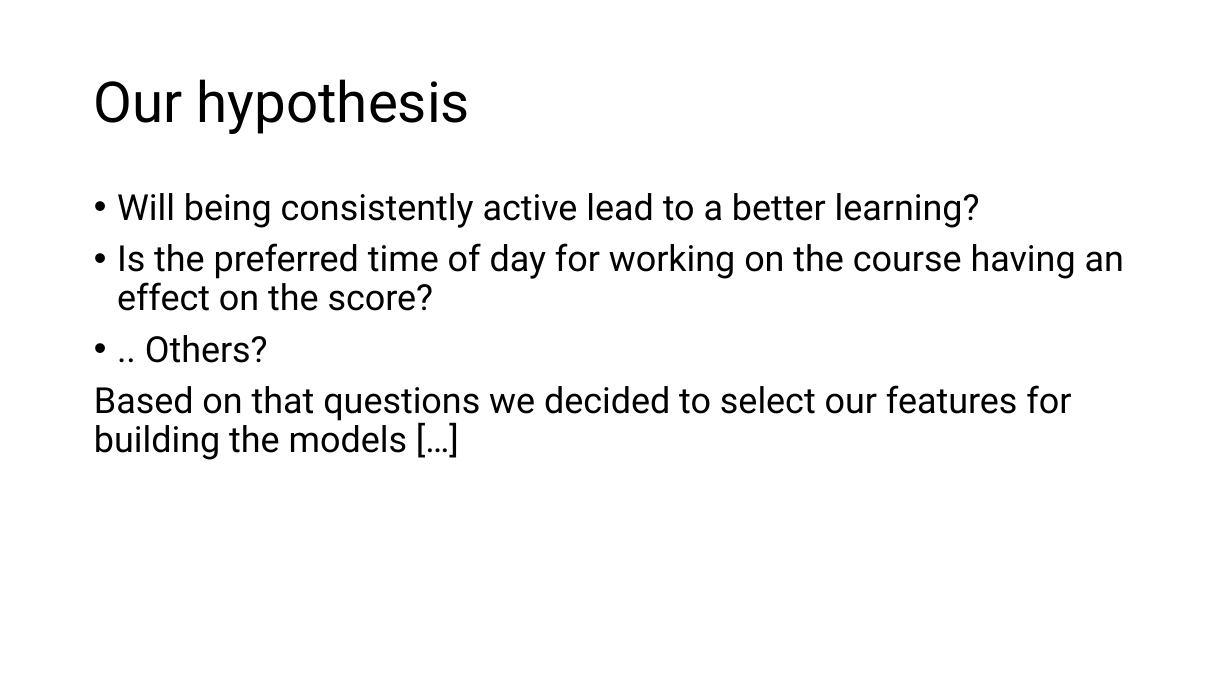
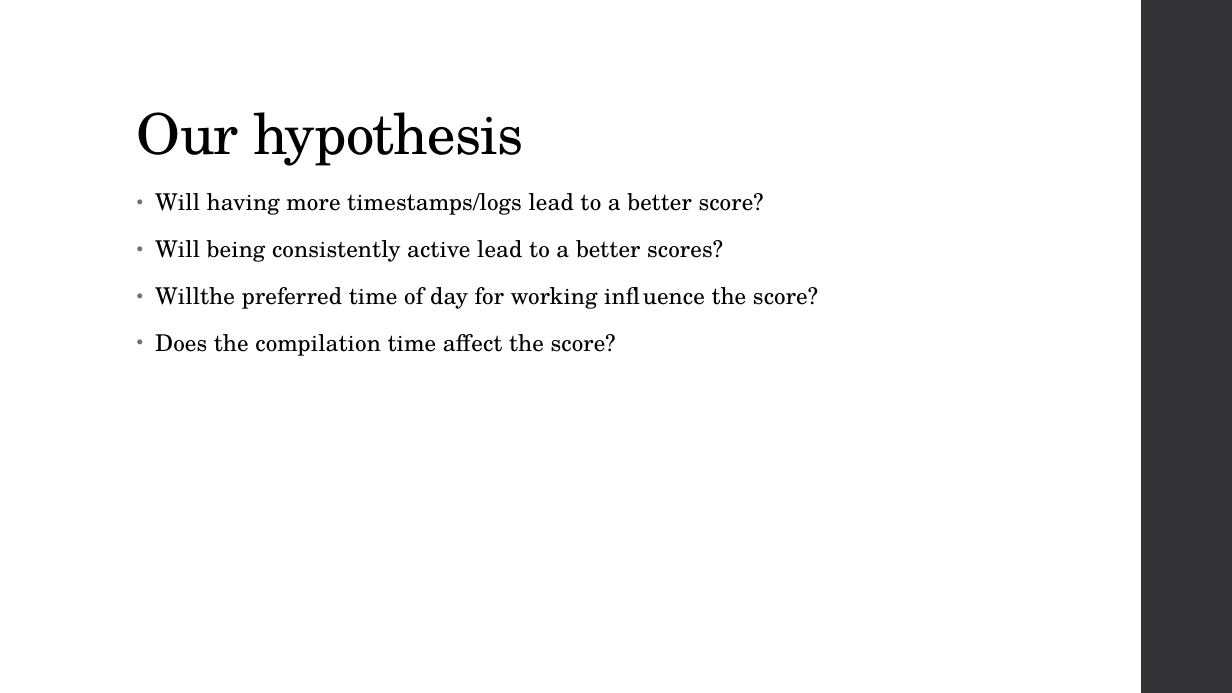
Before and after one commit to fskgiulia/JYUEF01, a slide deck: slide 3 of edm-project.pptx (slide 4 before the commit). Drawn at 1232x693 pixels with LibreOffice and Linux fonts; fonts in the diff are those of the drawing. Boxes give left, top, right and bottom in pixels: in the first picture for what was removed or moved away, otherwise in the second. Text is boxed around its words. In the diff, an @@ line names an element or a change of style, - is before the commit and + after.

```diff
--- a/edm-project.pptx
+++ b/edm-project.pptx
@@ rectangle added at [1141, 0, 1232, 693], fill #353537 @@
@@ title "Our hypothesis": place and size @@
-title "Our hypothesis" at [94, 79, 470, 134]
+title "Our hypothesis" at [137, 112, 524, 166]
@@ title "Our hypothesis" at [137, 112, 524, 166]: font Roboto to TeX Gyre Schola, letter spacing 0 to -0.5 pt; vertical alignment middle to bottom @@
@@ text at [155, 193, 818, 356]: text changed; size 28 to 18 pt; font Roboto to TeX Gyre Schola @@
-• Will being consistently active lead to a better learning?
-• Is the preferred time of day for working on the course having an effect on the score?
-• .. Others?
-Based on that questions we decided to select our features for building the models […]
+• Will having more timestamps/logs lead to a better score?
+• Will being consistently active lead to a better scores?
+• Willthe preferred time of day for working influence the score?
+• Does the compilation time affect the score?
```
Also in this commit, not shown: 3 other slides changed, 4 slides added, 2 slides removed.
